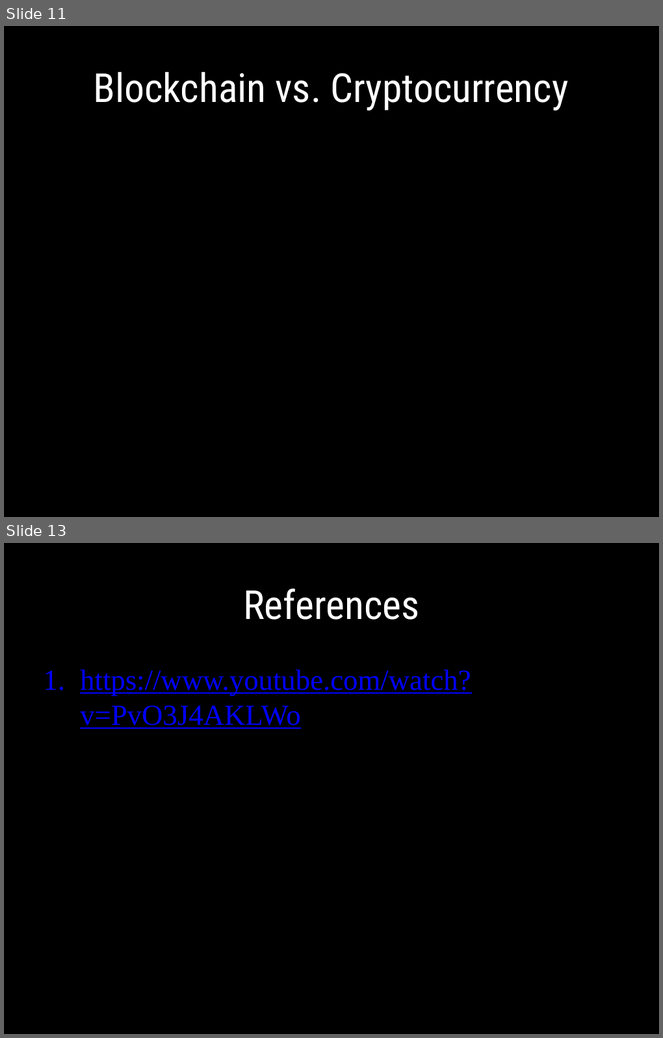
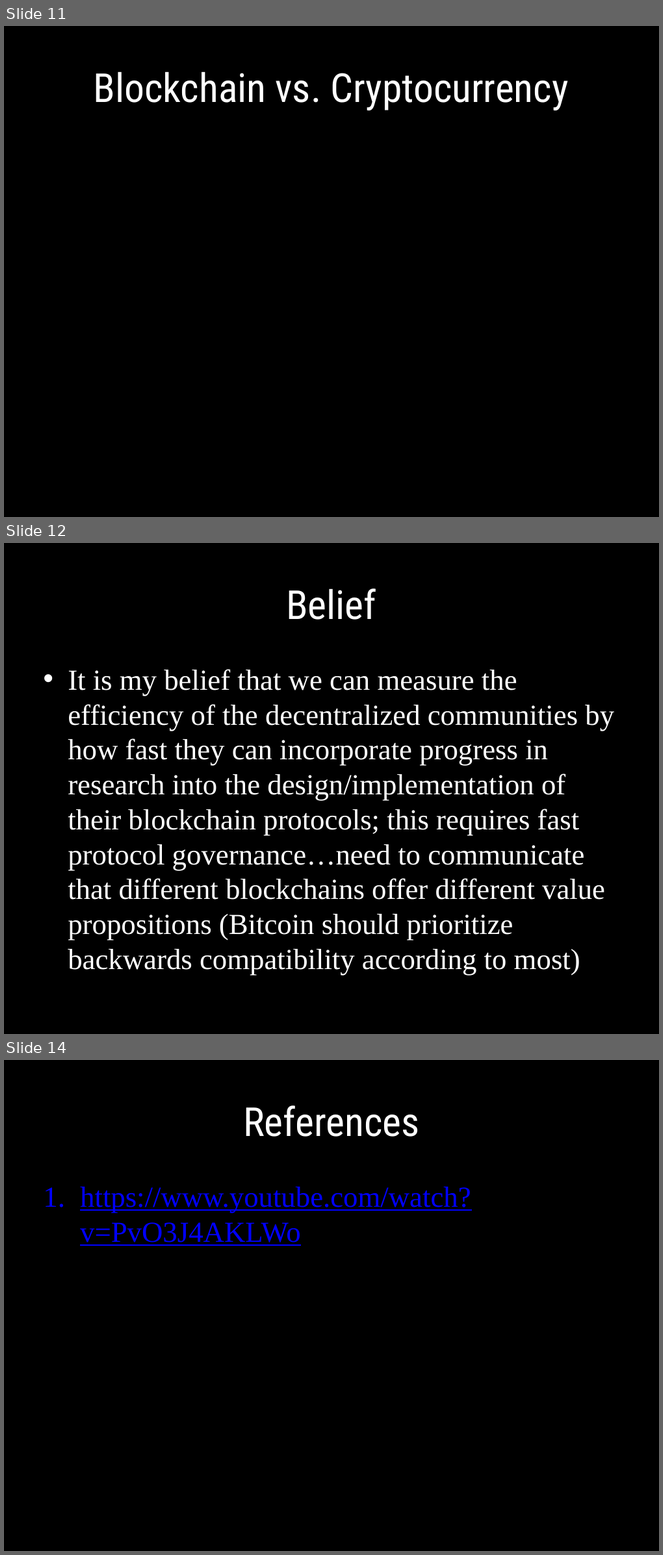
Before and after one commit to 4meta5/CS1501, a slide deck: week1/presentation_1.pptx. Shown one above the other, each under a label of ours: slides 11 and 13 before the commit, slides 11, 12 and 14 after it; the slides between them are not shown. The pictures are 663x1038 and 663x1555 pixels, drawn with LibreOffice and Linux fonts; fonts in the diff are those of the drawing. Boxes give left, top, right and bottom in pixels: in the first picture for what was removed or moved away, otherwise in the second. Text is boxed around its words. In the diff, an @@ line names an element or a change of style, - is before the commit and + after.

```diff
--- a/week1/presentation_1.pptx
+++ b/week1/presentation_1.pptx
@@ slide 12 added at box(4, 543, 659, 1034), background #000000 @@
@@ title added at box(286, 589, 376, 620), 44 pt, text #FFFFFF @@
+Belief
@@ text added at box(68, 669, 614, 976), 32 pt, text #FFFFFF @@
+• It is my belief that we can measure the efficiency of the decentralized communities by how fast they can incorporate progress in research into the design/implementation of their blockchain protocols; this requires fast protocol governance…need to communicate that different blockchains offer different value propositions (Bitcoin should prioritize backwards compatibility according to most)
@@ what was slide 13 is now slide 14 @@
```
Also in this commit, not shown: 1 slide changed, 1 other slide added, 1 slide removed, 2 other files.
